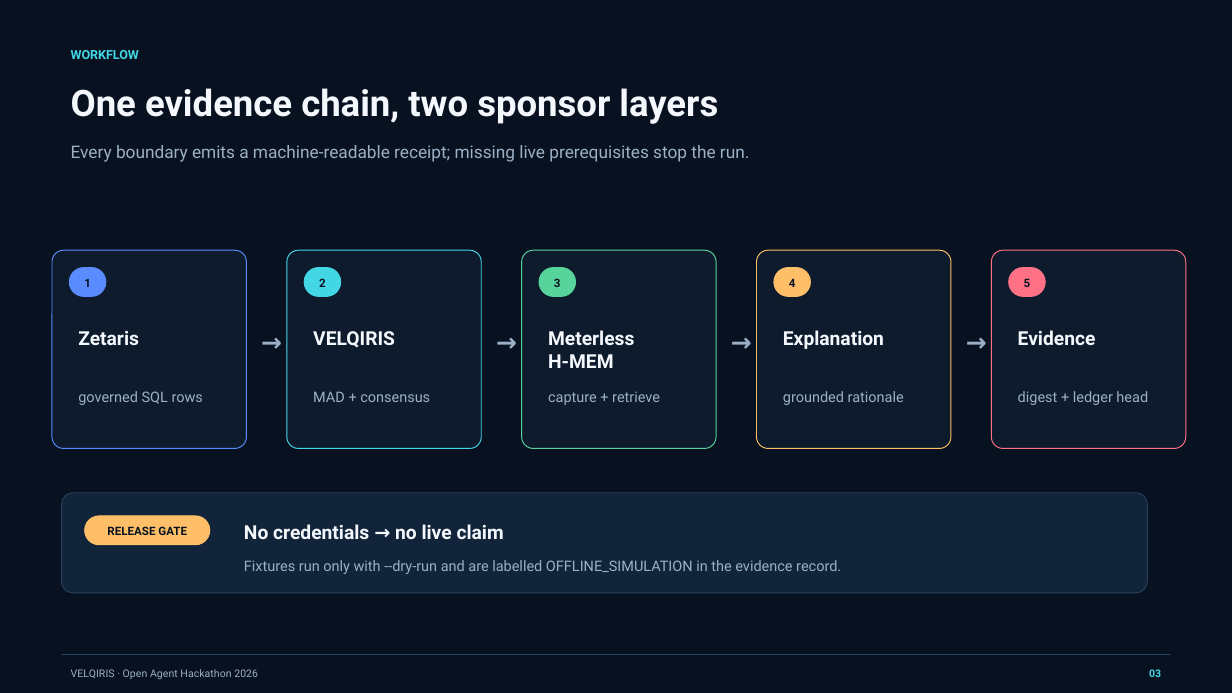
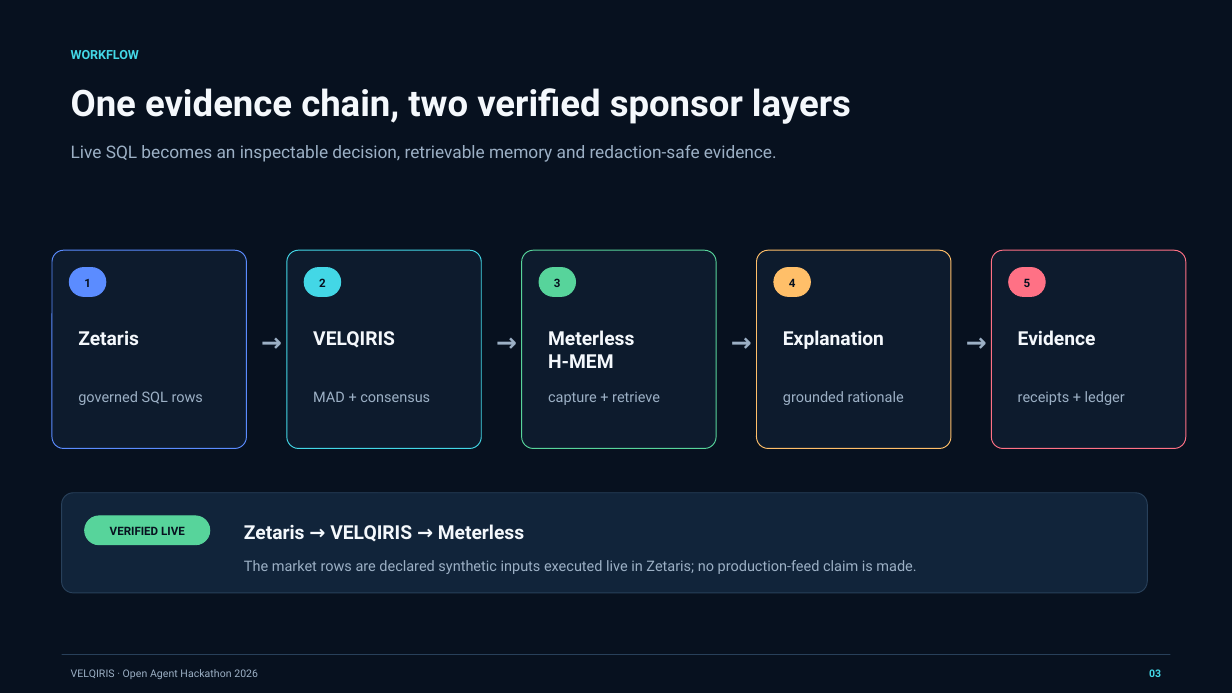
Before and after one commit to genesiscode2026/velqiris-open-agent-2026, a slide deck: slide 3 of artifacts/VELQIRIS_Open_Agent_2026_Pitch_Deck.pptx. Drawn at 1232x693 pixels with LibreOffice and Linux fonts; fonts in the diff are those of the drawing. Boxes give left, top, right and bottom in pixels: in the first picture for what was removed or moved away, otherwise in the second. Text is boxed around its words. In the diff, an @@ line names an element or a change of style, - is before the commit and + after.

Commit message:
Finalize verified Zetaris and Meterless submission evidence

```diff
--- a/artifacts/VELQIRIS_Open_Agent_2026_Pitch_Deck.pptx
+++ b/artifacts/VELQIRIS_Open_Agent_2026_Pitch_Deck.pptx
@@ text at [71,88,851,124]: text changed @@
-One evidence chain, two sponsor layers
+One evidence chain, two verified sponsor layers
@@ text at [71,145,777,162]: text changed @@
-Every boundary emits a machine-readable receipt; missing live prerequisites stop the run.
+Live SQL becomes an inspectable decision, retrievable memory and redaction-safe evidence.
@@ text at [1018,391,1125,405]: text changed @@
-digest + ledger head
+receipts + ledger
@@ rounded rectangle at [85,516,210,544]: fill #FFBF69 to #57D49B; outline #FFBF69 0.75 pt to #57D49B 0.75 pt @@
@@ text at [110,526,185,535]: text changed @@
-RELEASE GATE
+VERIFIED LIVE
@@ text at [244,524,524,541]: text changed @@
-No credentials → no live claim
+Zetaris → VELQIRIS → Meterless
@@ text at [244,560,916,574]: text changed @@
-Fixtures run only with --dry-run and are labelled OFFLINE_SIMULATION in the evidence record.
+The market rows are declared synthetic inputs executed live in Zetaris; no production-feed claim is made.
```
Also in this commit, not shown: 5 other slides changed, 41 other files.
